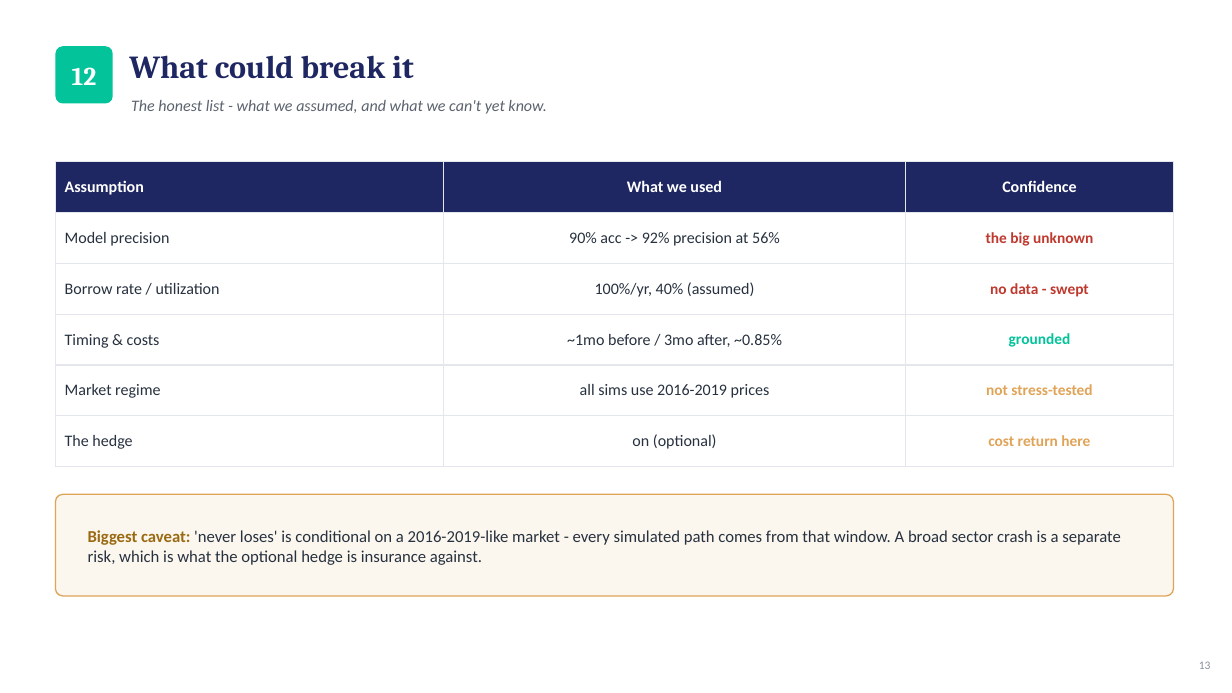
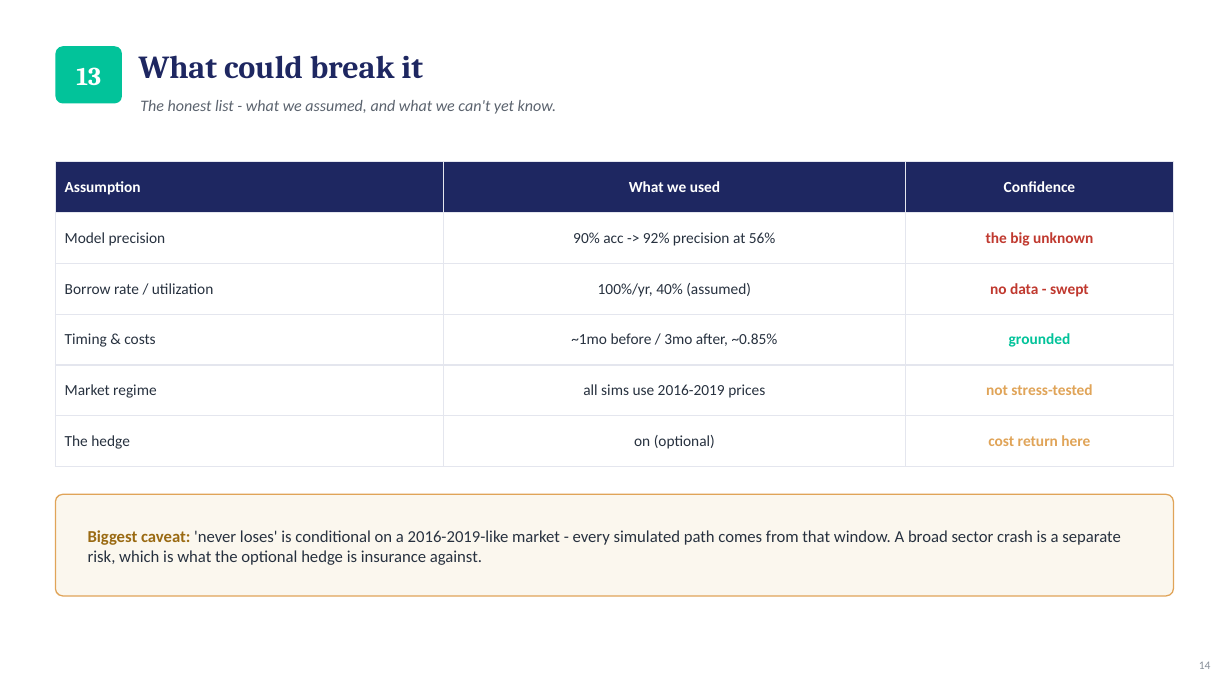
Before and after one commit to zenotheboi/hedgefund-analysis, a slide deck: slide 14 of reports/Biotech_Catalyst_Strategy_Deck.pptx (slide 13 before the commit). Drawn at 1232x693 pixels with LibreOffice and Linux fonts; fonts in the diff are those of the drawing. Boxes give left, top, right and bottom in pixels: in the first picture for what was removed or moved away, otherwise in the second. Text is boxed around its words. In the diff, an @@ line names an element or a change of style, - is before the commit and + after.

Commit message:
Deck: restore short-leg proof to main flow, add appendix (OAT/hedge/56-fan), auto-numbering
- 'Why we drop the short' leg-split table back in the MAIN deck (was cut)
- Appendix: A1 one-at-a-time sensitivity (borrow rate dominates, 56%),
  A2 hedge methodology + beta, A3 the 68->56 fan chart
- Refactor to auto-incrementing section/page numbers so inserts don't renumber
- 20 slides (16 main + divider + 3 appendix)

```diff
--- a/reports/Biotech_Catalyst_Strategy_Deck.pptx
+++ b/reports/Biotech_Catalyst_Strategy_Deck.pptx
@@ rounded rectangle "13": place and size @@
-rounded rectangle "13" at <box>55,46,113,104</box>
+rounded rectangle "13" at <box>55,46,122,104</box>
@@ text "What could break it": place and size @@
-text "What could break it" at <box>129,55,414,79</box>
+text "What could break it" at <box>139,55,423,79</box>
@@ text in rounded rectangle at <box>76,67,101,85</box>: text changed @@
-12
+13
@@ text "The honest list - what ...": place and size @@
-text "The honest list - what ..." at <box>131,100,546,114</box>
+text "The honest list - what ..." at <box>140,100,556,114</box>
@@ table at <box>55,162,1174,453</box> @@
@@ size 12.5 to 12 pt in "Assumption", "What we used", "Confidence", "Model precision" and 9 more places @@
@@ text at <box>1199,661,1211,669</box>: text changed @@
-13
+14
```
Also in this commit, not shown: 13 other slides changed, 5 slides added, 3 other files.
